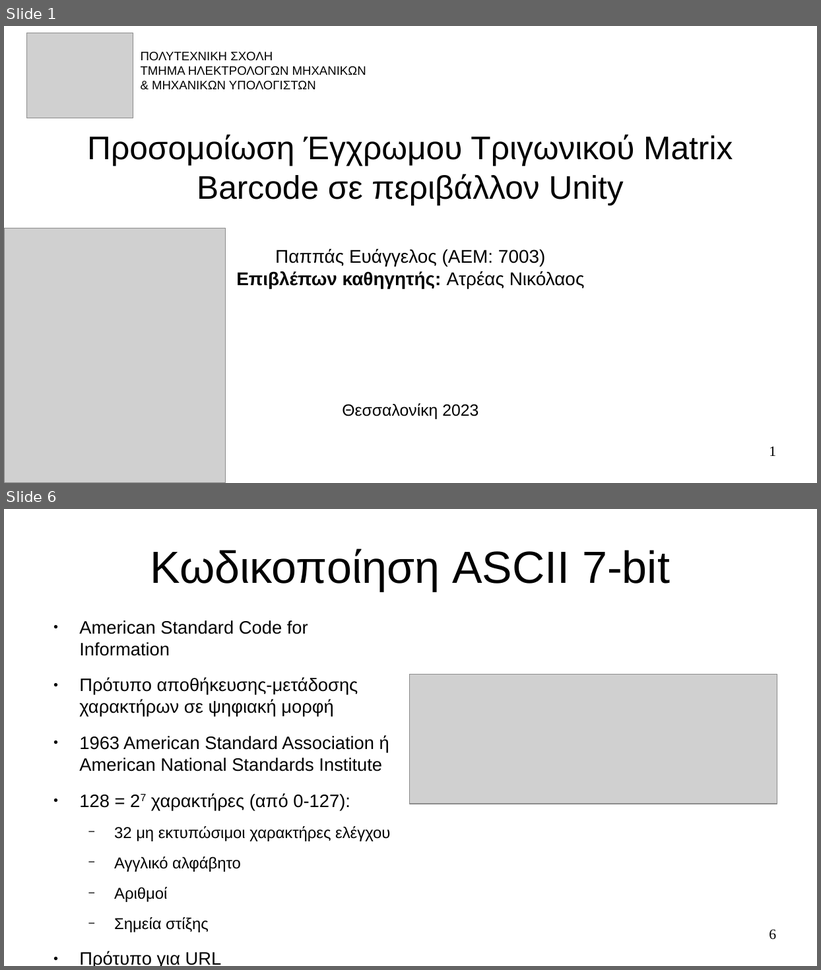
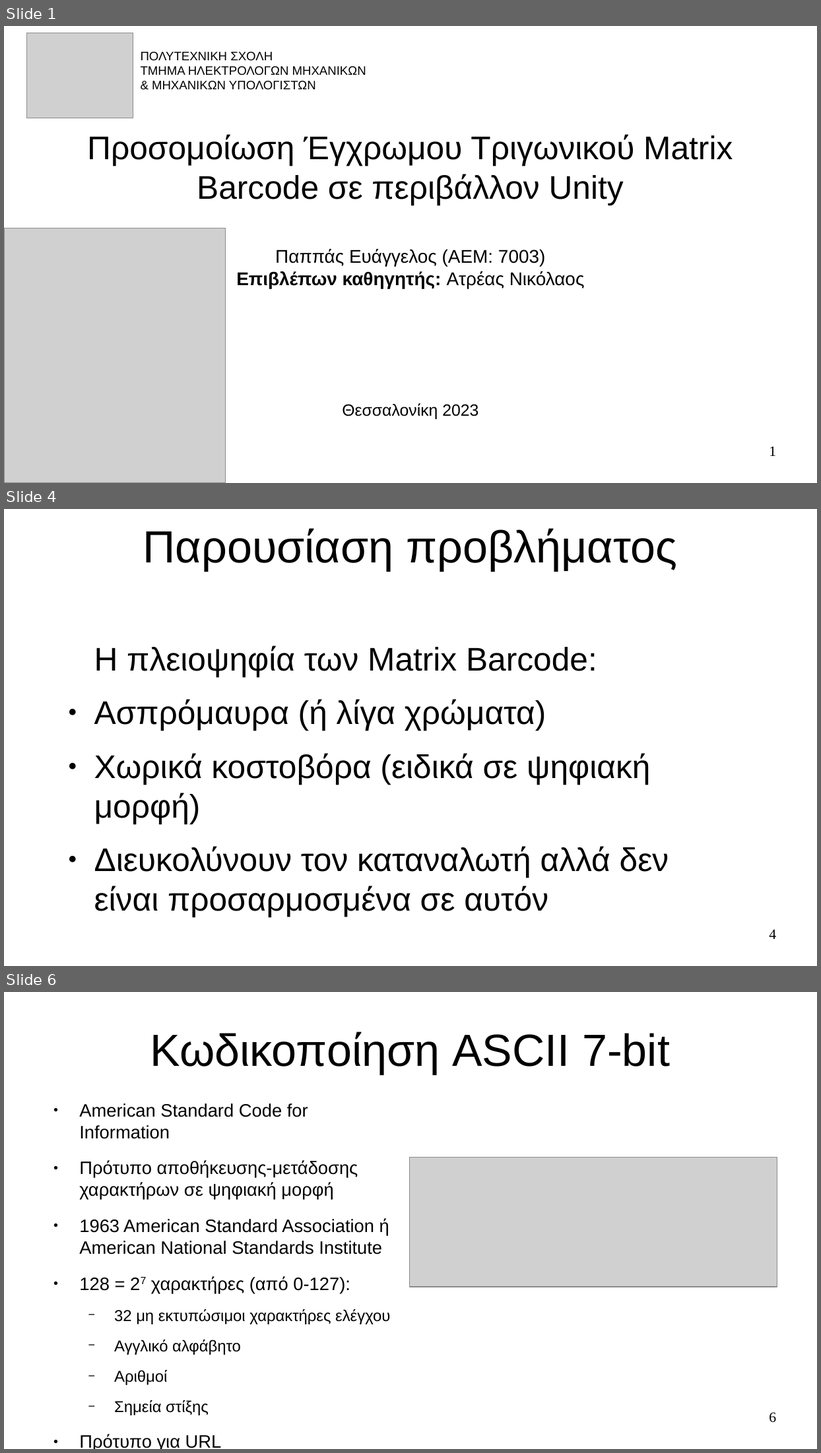
Before and after one commit to pevanget/Trigonix, a slide deck: Trigonix/Documentation/Παρουσίαση.odp. Shown one above the other, each under a label of ours: slides 1 and 6 before the commit, slides 1, 4 and 6 after it; the slides between them are not shown. The pictures are 821x970 and 821x1453 pixels, drawn with LibreOffice and Linux fonts; fonts in the diff are those of the drawing; grey boxes stand for pictures. Boxes give left, top, right and bottom in pixels: in the first picture for what was removed or moved away, otherwise in the second. Text is boxed around its words. In the diff, an @@ line names an element or a change of style, - is before the commit and + after.

```diff
--- a/Trigonix/Documentation/Παρουσίαση.odp
+++ b/Trigonix/Documentation/Παρουσίαση.odp
@@ slide 4 added at <box>4,509,817,966</box>, background #FFFFFF @@
@@ title added at <box>143,528,677,570</box>, 44 pt, text #000000 @@
+Παρουσίαση προβλήματος
@@ text added at <box>94,646,669,917</box>, 32 pt, text #000000 @@
+Η πλειοψηφία των Matrix Barcode:
+● Ασπρόμαυρα (ή λίγα χρώματα)
+● Χωρικά κοστοβόρα (ειδικά σε ψηφιακή μορφή)
+● Διευκολύνουν τον καταναλωτή αλλά δεν είναι προσαρμοσμένα σε αυτόν
@@ page number added at <box>769,929,776,939</box>, 14 pt, text #000000 @@
+4
```
Also in this commit, not shown: 4 slides changed, 4 other slides added, 1 slide removed, 9 other files.
